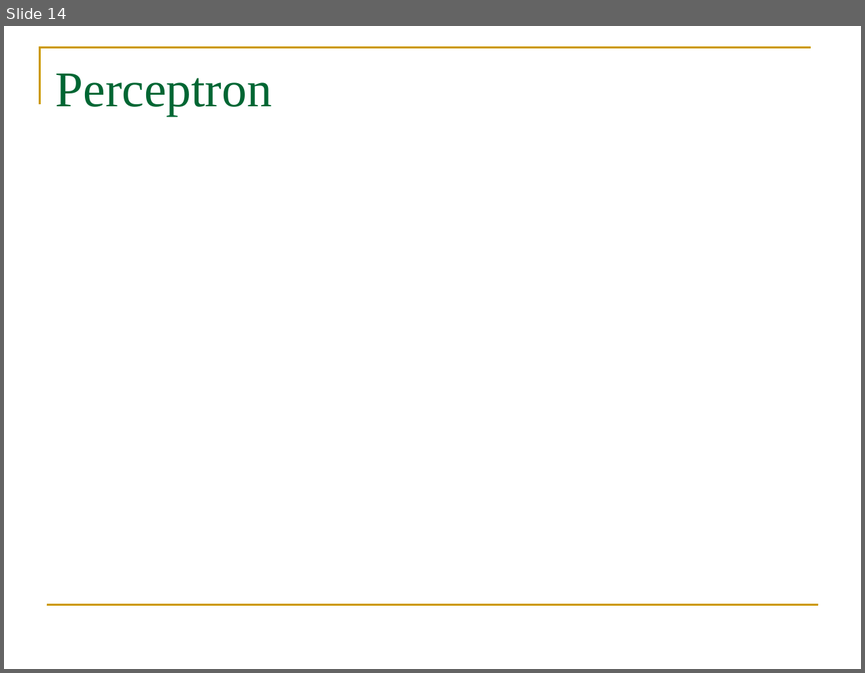
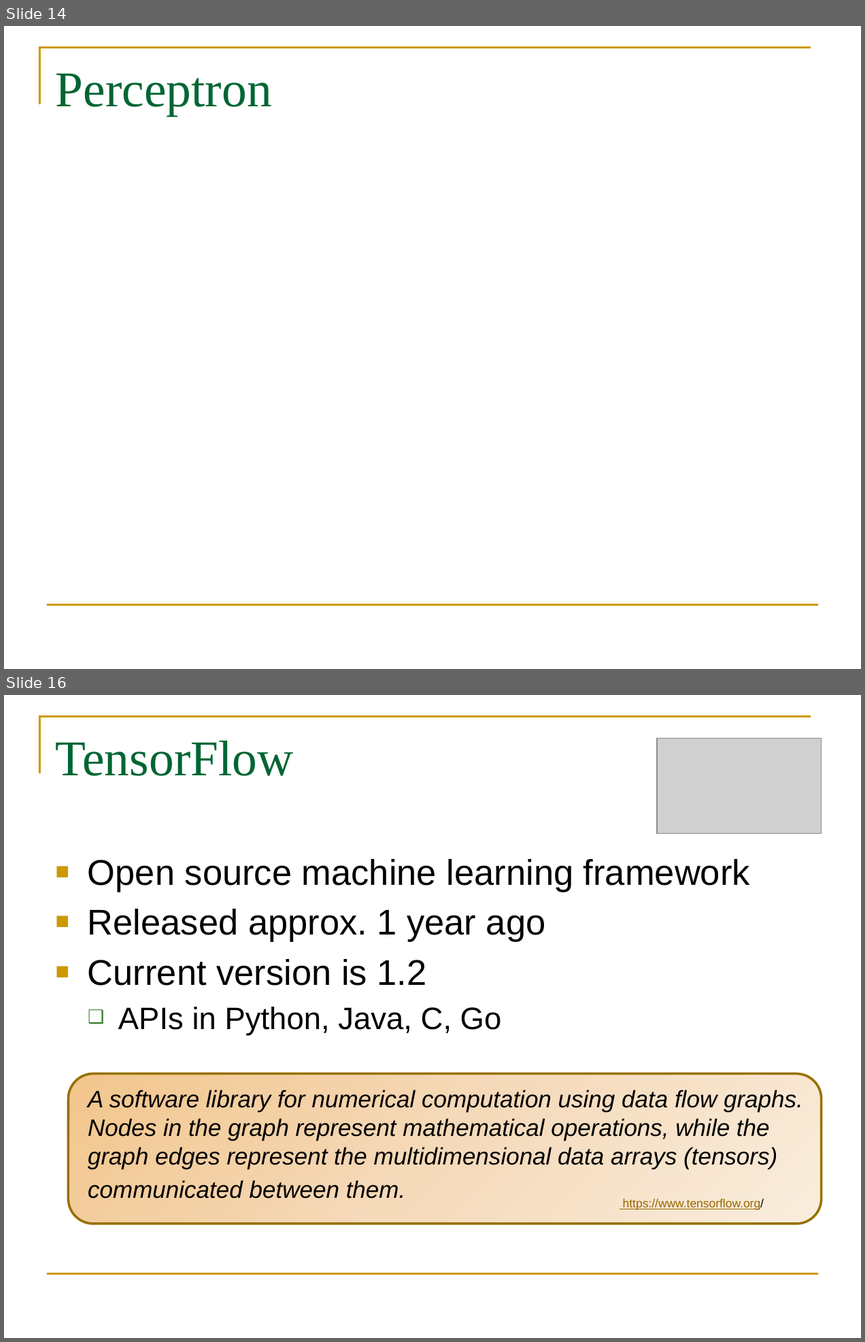
Before and after one commit to pcomitz/reforge_ml, a slide deck: intro_to_neuralNetworks.pptx. Shown one above the other, each under a label of ours: slide 14 before the commit, slides 14 and 16 after it; the slides between them are not shown. The pictures are 865x673 and 865x1342 pixels, drawn with LibreOffice and Linux fonts; fonts in the diff are those of the drawing; grey boxes stand for pictures. Boxes give left, top, right and bottom in pixels: in the first picture for what was removed or moved away, otherwise in the second. Text is boxed around its words. In the diff, an @@ line names an element or a change of style, - is before the commit and + after.

```diff
--- a/intro_to_neuralNetworks.pptx
+++ b/intro_to_neuralNetworks.pptx
@@ slide 16 added at <box>4,695,861,1338</box>, background #FFFFFF; not listed: 2 template elements that a slide beside it also shows @@
@@ title added at <box>56,741,294,776</box>, 42 pt, text #006633 @@
+TensorFlow
@@ picture added at <box>657,738,821,833</box> @@
@@ text added at <box>88,859,803,1198</box>, 20 pt, text #000000, italic @@
+■ Open source machine learning framework
+■ Released approx. 1 year ago
+■ Current version is 1.2
+  ❑ APIs in Python, Java, C, Go
+  A software library for numerical computation using data flow graphs. Nodes in the graph represent mathematical operations, while the graph edges represent the multidimensional data arrays (tensors)
+  communicated between them.
@@ rounded rectangle added at <box>68,1074,821,1223</box>, fill gradient #F2C68C to #F5DABA to #F9ECDE, outline #977100 2 pt @@
@@ text added at <box>623,1198,764,1210</box>, 10 pt, text #996600, underline @@
+https://www.tensorflow.org/
```
Also in this commit, not shown: 2 other slides added.
